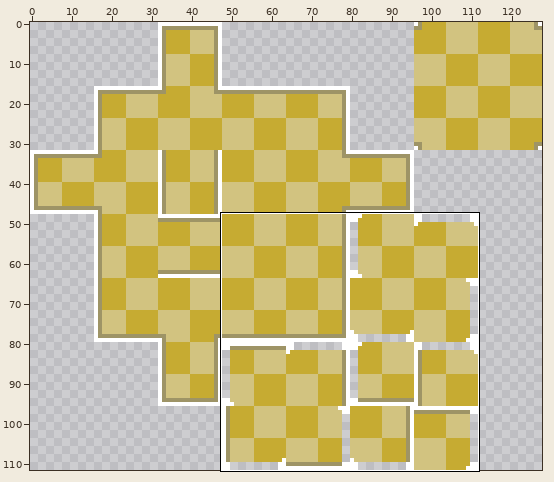
Sprite sheet, stored at Assets/Sprites/Home/Tilemaps/Kitchen/yellowtilemap.png. Above, an overview of the earlier version with the close-up marked.
Close-up. Before the commit:
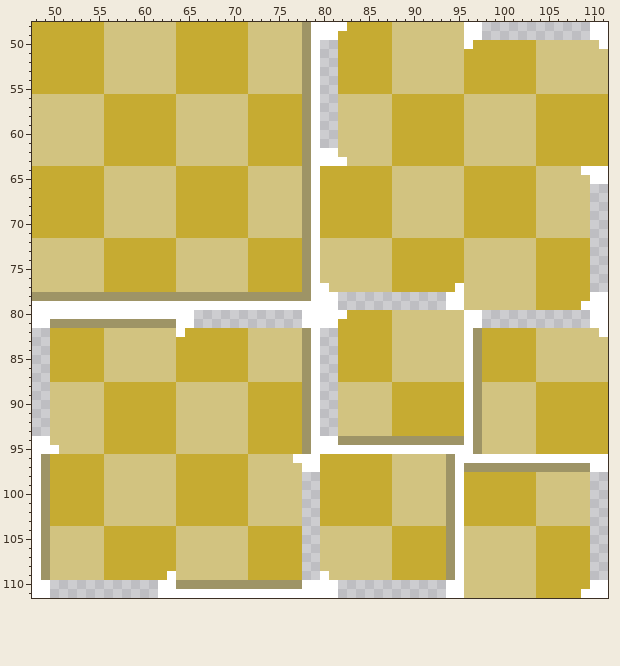
The file is 128x112 pixels. Shown: x 48..111, y 48..111.
After the commit:
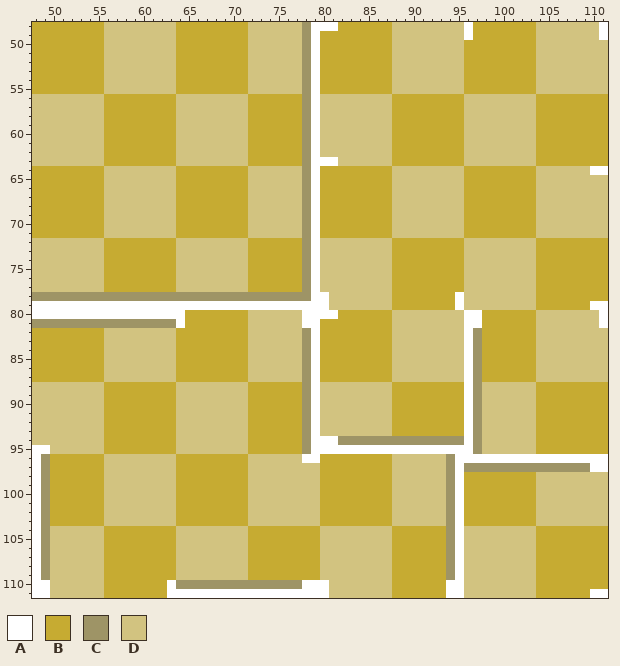
Palette (. is transparent): A #ffffff  B #c6ab32  C #9e9466  D #d2c380
Difference:
Changed rows in their new state; - is an unchanged pixel.
first column x 48:
 48 ----------------------------------B--------------BBBBBBBDDDDDDD-
 49 --------------------------------BB---------------BBBBBBBDDDDDDD-
 50 --------------------------------BB--------------B--------------D
 51 --------------------------------BB------------------------------
 52 --------------------------------BB------------------------------
 53 --------------------------------BB------------------------------
 54 --------------------------------BB------------------------------
 55 --------------------------------BB------------------------------
 56 --------------------------------DD------------------------------
 57 --------------------------------DD------------------------------
 58 --------------------------------DD------------------------------
 59 --------------------------------DD------------------------------
 60 --------------------------------DD------------------------------
 61 --------------------------------DD------------------------------
 62 --------------------------------DD------------------------------
 63 ----------------------------------D-----------------------------
 64 -------------------------------------------------------------D--
 65 --------------------------------------------------------------DD
 66 --------------------------------------------------------------DD
 67 --------------------------------------------------------------DD
 68 --------------------------------------------------------------DD
 69 --------------------------------------------------------------DD
 70 --------------------------------------------------------------DD
 71 --------------------------------------------------------------DD
 72 --------------------------------------------------------------BB
 73 --------------------------------------------------------------BB
 74 --------------------------------------------------------------BB
 75 --------------------------------------------------------------BB
 76 --------------------------------------------------------------BB
 77 --------------------------------D--------------B--------------BB
 78 ---------------------------------DDDDDDDBBBBBBB---------------BB
 79 ---------------------------------DDDDDDDBBBBBBB--------------B--
 80 -----------------BBBBBBBDDDDDD----B---------------BBBBBBDDDDDDD-
 81 CC---------------BBBBBBBDDDDDD--BB----------------BBBBBBDDDDDDD-
 82 BB--------------B---------------BB-----------------------------D
 83 BB------------------------------BB------------------------------
 84 BB------------------------------BB------------------------------
 85 BB------------------------------BB------------------------------
 86 BB------------------------------BB------------------------------
 87 BB------------------------------BB------------------------------
 88 DD------------------------------DD------------------------------
 89 DD------------------------------DD------------------------------
 90 DD------------------------------DD------------------------------
 91 DD------------------------------DD------------------------------
 92 DD------------------------------DD------------------------------
 93 DD------------------------------DD------------------------------
 94 DD--------------------------------------------------------------
 95 --D-------------------------------------------------------------
 96 -----------------------------D----------------------------------
 97 ------------------------------DD--------------------------------
 98 ------------------------------DD------------------------------DD
 99 ------------------------------DD------------------------------DD
100 ------------------------------DD------------------------------DD
101 ------------------------------DD------------------------------DD
102 ------------------------------DD------------------------------DD
103 ------------------------------DD------------------------------DD
104 ------------------------------BB------------------------------BB
105 ------------------------------BB------------------------------BB
106 ------------------------------BB------------------------------BB
107 ------------------------------BB------------------------------BB
108 ------------------------------BB------------------------------BB
109 ---------------B--------------BBD-----------------------------BB
110 --DDDDDDBBBBBBB------------------DDDDDDDBBBBBB----------------BB
111 --DDDDDDBBBBBBB------------------DDDDDDDBBBBBB---------------B--
Where, in picture pixels (left, top, right, bottom), the same in both close-ups:
changed: (320, 22, 347, 166)
changed: (464, 22, 608, 49)
changed: (176, 166, 608, 598)
changed: (32, 319, 59, 454)
changed: (50, 571, 176, 598)
